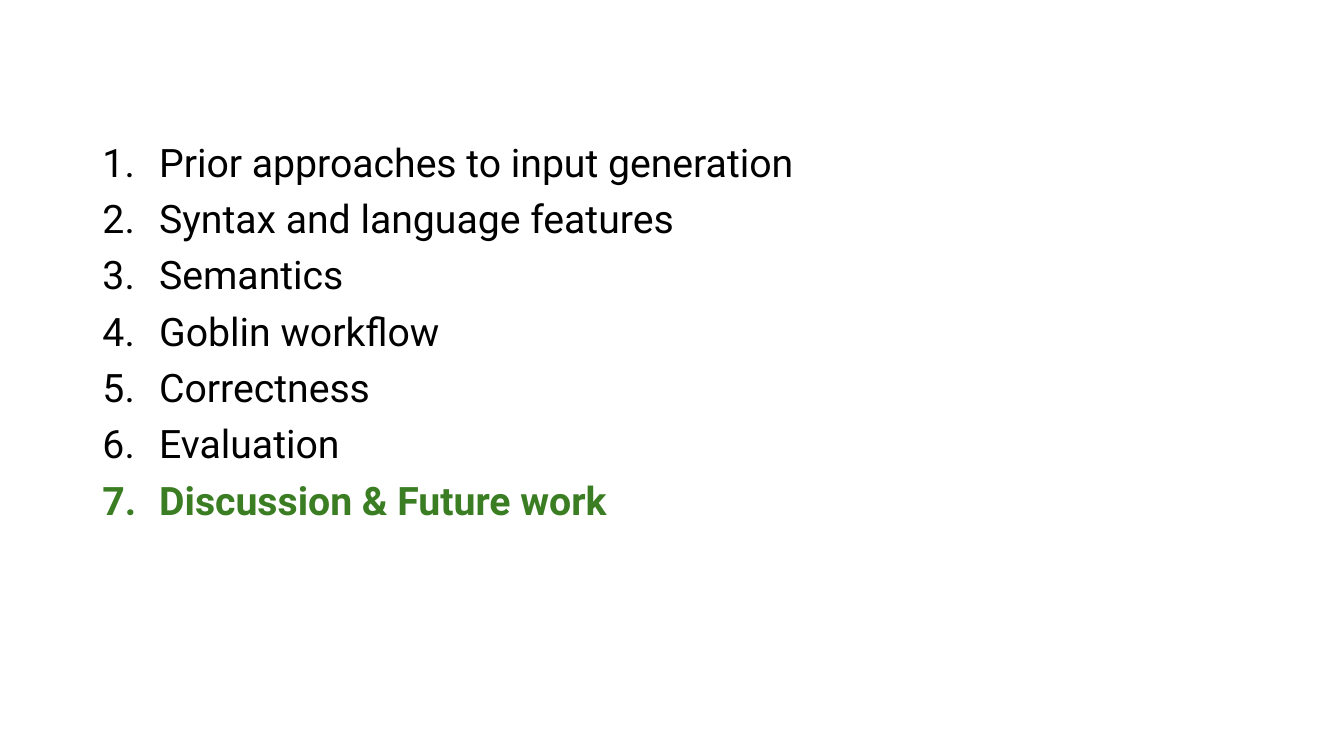
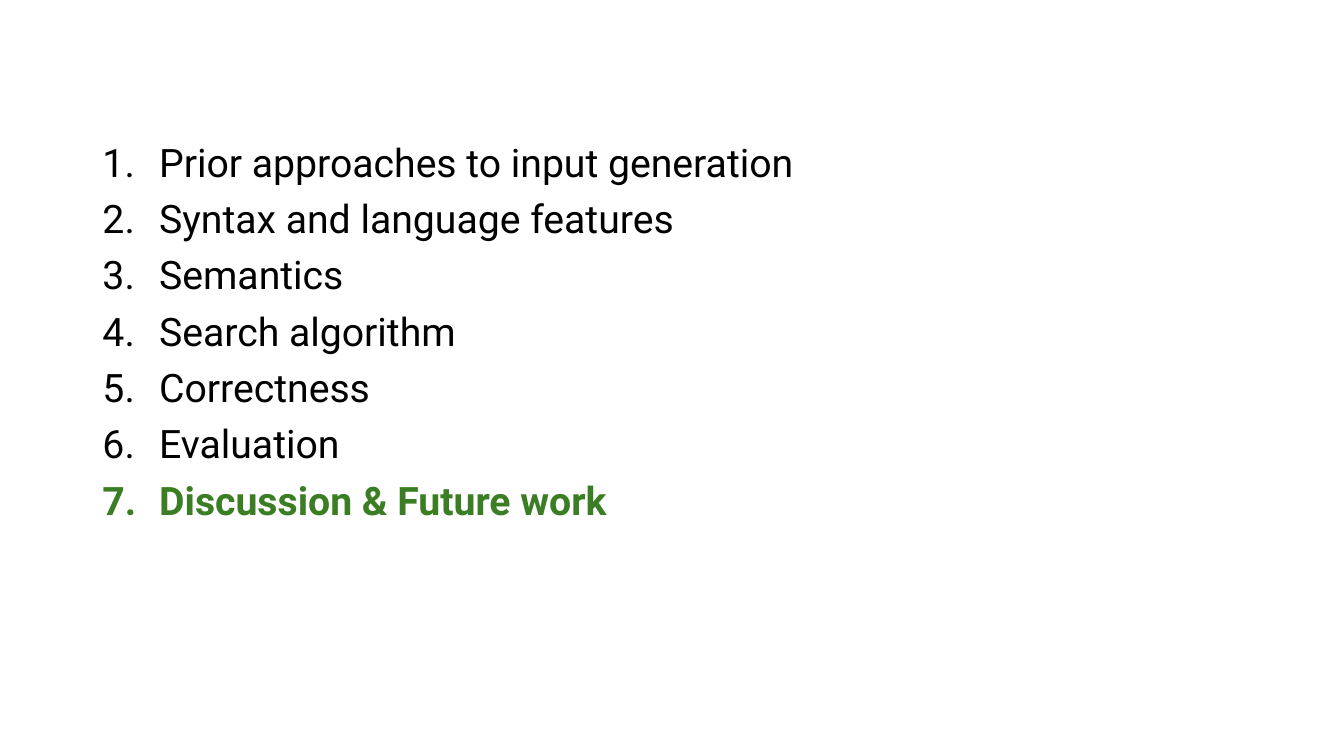
Before and after one commit to lorchrob/goblin_slides, a slide deck: slide 68 of goblin_slides.pptx. Drawn at 1344x756 pixels with LibreOffice and Linux fonts; fonts in the diff are those of the drawing. Boxes give left, top, right and bottom in pixels: in the first picture for what was removed or moved away, otherwise in the second. Text is boxed around its words. In the diff, an @@ line names an element or a change of style, - is before the commit and + after.

```diff
--- a/goblin_slides.pptx
+++ b/goblin_slides.pptx
@@ text at bbox=[159, 316, 456, 354]: text changed @@
-4. Goblin workflow
+4. Search algorithm
```
Also in this commit, not shown: 8 other slides changed.
